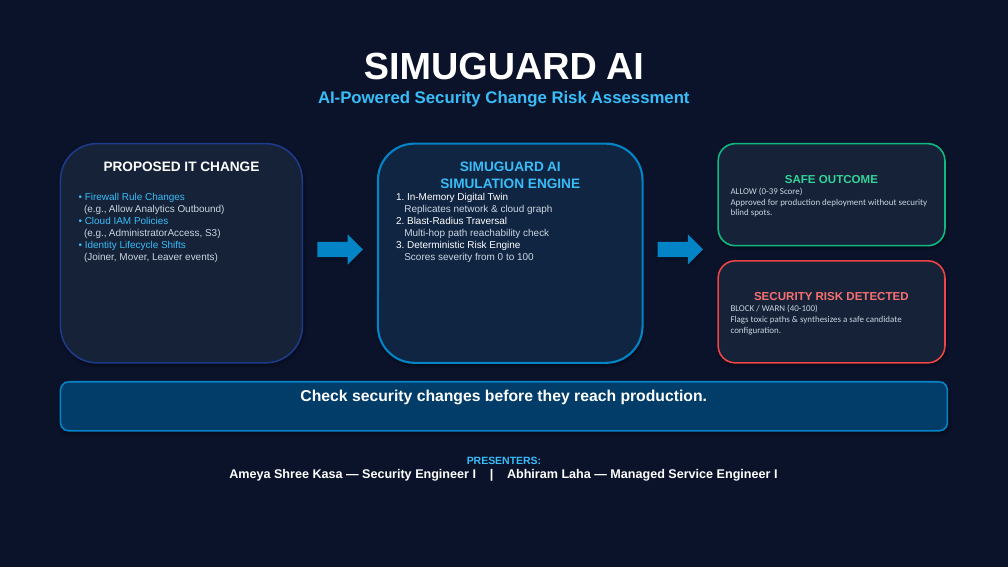
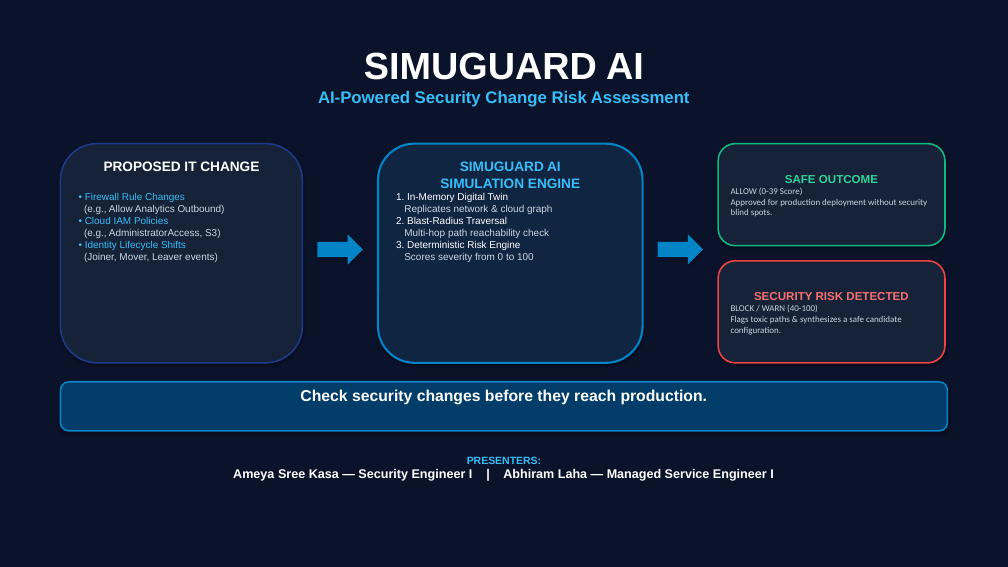
Before and after one commit to Abhiram-Laha/SimuGuard-Project, a slide deck: slide 1 of PRESENT/main_presentation.pptx. Drawn at 1008x567 pixels with LibreOffice and Linux fonts; fonts in the diff are those of the drawing. Boxes give left, top, right and bottom in pixels: in the first picture for what was removed or moved away, otherwise in the second. Text is boxed around its words. In the diff, an @@ line names an element or a change of style, - is before the commit and + after.

```diff
--- a/PRESENT/main_presentation.pptx
+++ b/PRESENT/main_presentation.pptx
@@ text at <box>233,468,773,481</box>: text changed @@
-Ameya Shree Kasa — Security Engineer I | Abhiram Laha — Managed Service Engineer I
+Ameya Sree Kasa — Security Engineer I | Abhiram Laha — Managed Service Engineer I
```
Also in this commit, not shown: 1 other slide changed, 20 other files.
